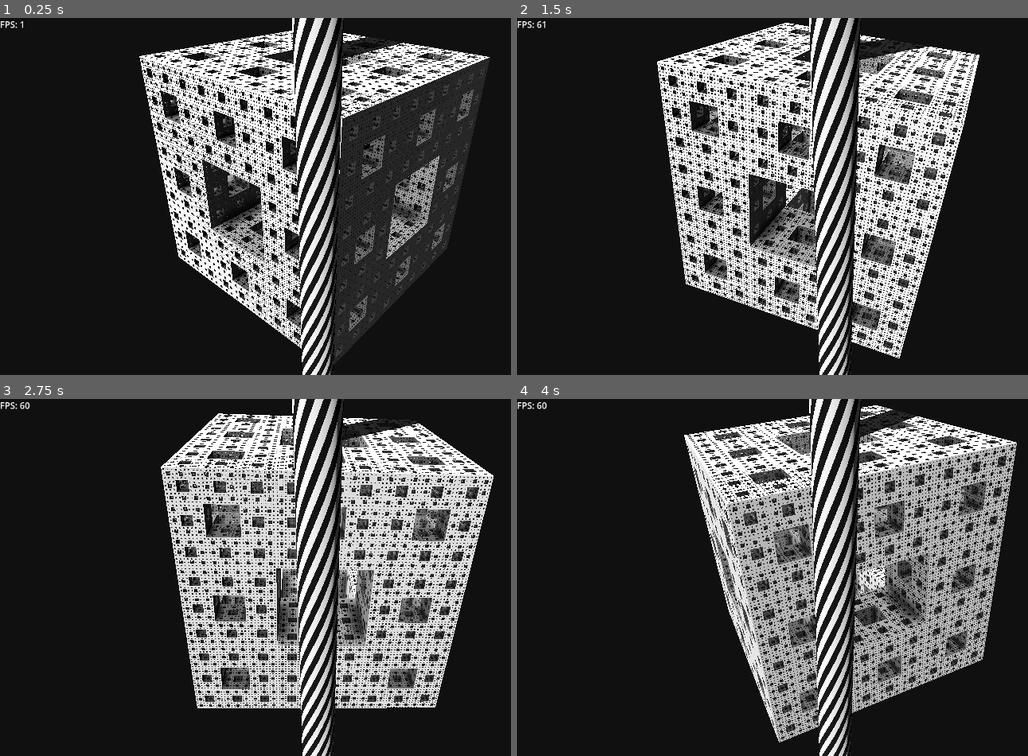
Above: before the commit, frames 1-4 (two rows, left to right).
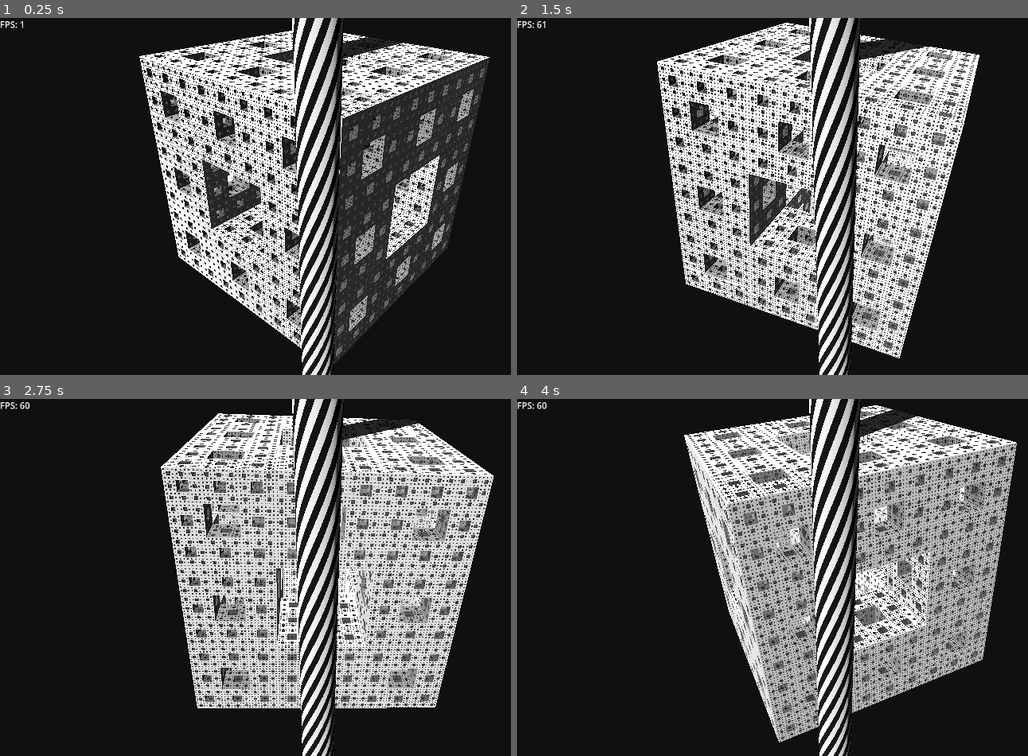
Above: after the commit, the same moments.

Repository: NormallyNormal/Marchless-Menger-Sponge
Game: Godot game, scene res://main.tscn
Same seed, same stepped clock (60 frames per second), same inputs: the game is played once before the commit and once after it.
Inputs:
- Up to frame 1 (0.25 s): no input
- Up to frame 2 (1.5 s): no input
- Up to frame 3 (2.75 s): no input
- Up to frame 4 (4 s): no input

The runs differ from the first frame. In frame 1, 9.2% of the frame differs, in the area x 28-96%, y 4-96%; in frame 2, 9.4%; in frame 3, 11%; in frame 4, 12%, in the area x 33-98%, y 2-96%.

Commit message:
Fix some LOD related artifacting

Diff:
--- a/CUBE.tscn
+++ b/CUBE.tscn
@@ -8,7 +8,6 @@
 shader = ExtResource("1_a202f")
 shader_parameter/hole_iterations = 6
 shader_parameter/cut_iterations = 4
-shader_parameter/hole_depth = 1.0
 shader_parameter/surface_color = Color(1, 1, 1, 1)
 shader_parameter/ao_strength = 0.5
 shader_parameter/orthographic = false
--- a/main.tscn
+++ b/main.tscn
@@ -27,6 +27,7 @@
 ambient_light_source = 2
 ambient_light_color = Color(1, 1, 1, 1)
 ambient_light_energy = 0.02
+volumetric_fog_density = 1.0
 
 [sub_resource type="SphereShape3D" id="SphereShape3D_0xm2m"]
 radius = 0.866
--- a/menger_sponge.gdshader
+++ b/menger_sponge.gdshader
@@ -14,6 +14,7 @@
 
 int check_hole(vec2 uv, out vec2 local_uv, out float current_scale, int max_iterations, int maxsuperhole, out bool corner, bool was_corner) {
 	vec2 p = uv;
+	current_scale = 1.0;
 	int largest_hole = 0;
 	vec2 largest_local_uv;
 	float largest_scale;
@@ -160,6 +161,7 @@
 
 	if (level != 0) {
 		float uv_detail = fwidth(UV.x) + fwidth(UV.y);
+		uv_detail = min(uv_detail, 1.0);
 		float detail_threshold = uv_detail / current_scale;
 
 		if (detail_threshold > level_of_detail) {
@@ -225,8 +227,9 @@
 
 				if (inner_level == 0) break;
 
-				detail_threshold = fwidth(cur_face_uv.x) + fwidth(cur_face_uv.y);
-				if (detail_threshold / inner_scale > level_of_detail) break;
+				float inner_uv_detail = min(fwidth(cur_face_uv.x) + fwidth(cur_face_uv.y), 1.0);
+				float inner_detail_threshold = inner_uv_detail / inner_scale;
+				if (inner_detail_threshold > level_of_detail) break;
 
 				if (cut == cut_iterations - 1) {
 					ALBEDO *= 0.5;
@@ -300,9 +303,9 @@
 				cur_tan_normal.z * cur_normal
 			);
 
-			float ao = mix(1.0, ao_total, ao_strength);
-			float depth_darken = exp(float(-total_level) * 0.3);
-			hole_fade = smoothstep(0.0, 1.0, clamp(level_of_detail - detail_threshold, 0.0, 1.0));
+			float ao = mix(1.0, ao_total, ao_strength * hole_fade);
+			float depth_darken = exp((float(-total_level) + (1.0 - hole_fade)) * 0.3);
+			hole_fade = clamp(level_of_detail - detail_threshold, 0.0, 1.0);
 			interior_albedo = ALBEDO * ao * depth_darken;
 			ALBEDO = mix(surface_color, interior_albedo, hole_fade);
 			NORMAL = mix(original_normal, NORMAL, hole_fade);
@@ -314,7 +317,7 @@
 				LIGHT_VERTEX = interior_pos;
 			}
 
-			clip_pos = PROJECTION_MATRIX * vec4(interior_pos, 1.0);
+			clip_pos = PROJECTION_MATRIX * vec4(faded_pos, 1.0);
 			DEPTH = clip_pos.z / clip_pos.w;
 		}
 	}
--- a/project.godot
+++ b/project.godot
@@ -27,6 +27,5 @@
 [rendering]
 
 rendering_device/fallback_to_opengl3=false
-lights_and_shadows/directional_shadow/size=8192
 lights_and_shadows/directional_shadow/soft_shadow_filter_quality=0
 lights_and_shadows/directional_shadow/16_bits=false
